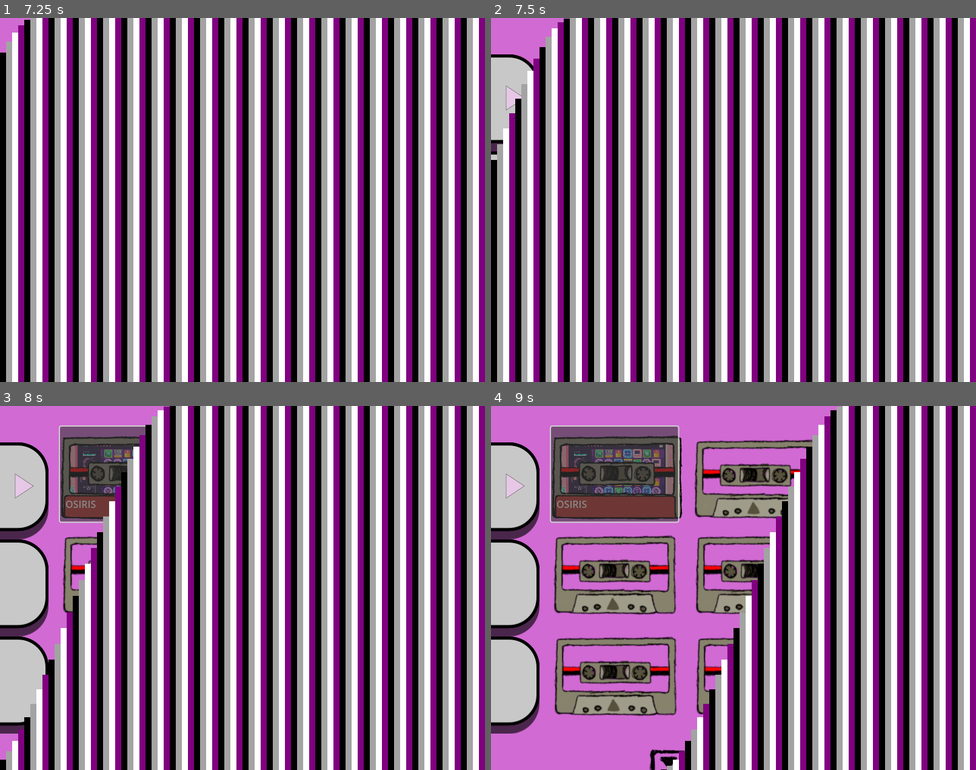
Above: before the commit, frames 1-4 (two rows, left to right).
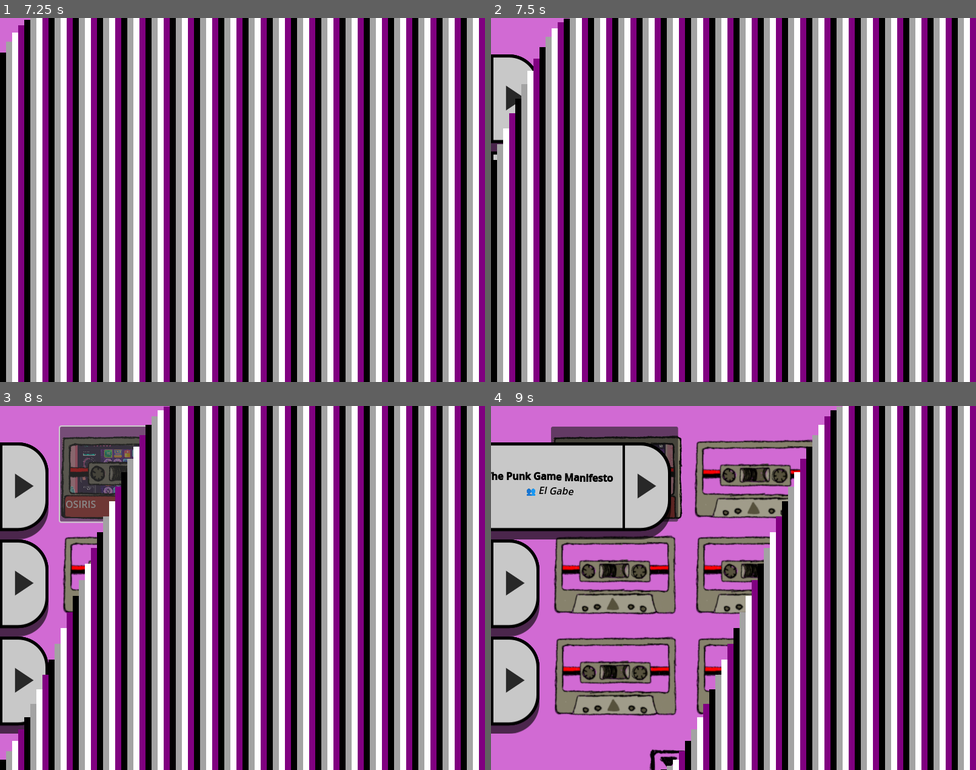
Above: after the commit, the same moments.

Repository: Falme/Mixtapes
Game: Godot game, scene res://Scenes/splash.tscn
The game is run twice, just before and just after one commit, with the same random seed, the same clock (stepped at 60 frames per second) and the same inputs.
Inputs (mouse positions are in pixels of both pictures, inside the frame that each line leads up to):
- Up to frame 1 (7.25 s): no input
- Up to frame 2 (7.5 s): click (617, 87) at 7.25 s
- Up to frame 3 (8 s): no input
- Up to frame 4 (9 s): click (515, 486) at 8.02 s; click (617, 475) at 8.75 s

Frame 1 is identical in both runs. In frame 2, 0.2% of the frame differs, in the area x 0-7%, y 10-39%; in frame 3, 0.8%; in frame 4, 8.4%, in the area x 0-39%, y 5-87%.

Commit message:
Improvement on Buttons for Manifestos

Diff:
--- /dev/null
+++ b/Prefabs/Manifestos/item_manifesto.tscn
@@ -0,0 +1,202 @@
+[gd_scene load_steps=9 format=3 uid="uid://2d6byacn3gun"]
+
+[ext_resource type="Texture2D" uid="uid://d1gos0t7pwxp7" path="res://Sprites/Button.png" id="1_xo01b"]
+[ext_resource type="Script" path="res://Scripts/Manifestos/slide_manifesto_button.gd" id="2_q0kwh"]
+[ext_resource type="Texture2D" uid="uid://872ldpcnwk0g" path="res://Sprites/Button-Arrow.svg" id="3_hg6t0"]
+
+[sub_resource type="StyleBoxEmpty" id="StyleBoxEmpty_t8o2t"]
+
+[sub_resource type="Animation" id="Animation_ijh7o"]
+length = 0.001
+tracks/0/type = "bezier"
+tracks/0/imported = false
+tracks/0/enabled = true
+tracks/0/path = NodePath(".:anchor_left")
+tracks/0/interp = 1
+tracks/0/loop_wrap = true
+tracks/0/keys = {
+"handle_modes": PackedInt32Array(0),
+"points": PackedFloat32Array(-4, -0.25, 0, 0.25, 0),
+"times": PackedFloat32Array(0)
+}
+tracks/1/type = "bezier"
+tracks/1/imported = false
+tracks/1/enabled = true
+tracks/1/path = NodePath(".:anchor_right")
+tracks/1/interp = 1
+tracks/1/loop_wrap = true
+tracks/1/keys = {
+"handle_modes": PackedInt32Array(0),
+"points": PackedFloat32Array(1, -0.25, 0, 0.25, 0),
+"times": PackedFloat32Array(0)
+}
+tracks/2/type = "value"
+tracks/2/imported = false
+tracks/2/enabled = true
+tracks/2/path = NodePath("ArrowButton/Arrow:flip_h")
+tracks/2/interp = 1
+tracks/2/loop_wrap = true
+tracks/2/keys = {
+"times": PackedFloat32Array(0),
+"transitions": PackedFloat32Array(1),
+"update": 1,
+"values": [false]
+}
+
+[sub_resource type="Animation" id="Animation_t84nu"]
+resource_name = "slide_left"
+tracks/0/type = "bezier"
+tracks/0/imported = false
+tracks/0/enabled = true
+tracks/0/path = NodePath(".:anchor_left")
+tracks/0/interp = 1
+tracks/0/loop_wrap = true
+tracks/0/keys = {
+"handle_modes": PackedInt32Array(0, 0),
+"points": PackedFloat32Array(-1, -0.25, 0, 0.25, 0, -4, -0.25, 0, 0.25, 0),
+"times": PackedFloat32Array(0, 1)
+}
+tracks/1/type = "bezier"
+tracks/1/imported = false
+tracks/1/enabled = true
+tracks/1/path = NodePath(".:anchor_right")
+tracks/1/interp = 1
+tracks/1/loop_wrap = true
+tracks/1/keys = {
+"handle_modes": PackedInt32Array(0, 0),
+"points": PackedFloat32Array(4, -0.25, 0, 0.25, 0, 1, -0.25, 0, 0.25, 0),
+"times": PackedFloat32Array(0, 1)
+}
+tracks/2/type = "value"
+tracks/2/imported = false
+tracks/2/enabled = true
+tracks/2/path = NodePath("ArrowButton/Arrow:flip_h")
+tracks/2/interp = 1
+tracks/2/loop_wrap = true
+tracks/2/keys = {
+"times": PackedFloat32Array(0),
+"transitions": PackedFloat32Array(1),
+"update": 1,
+"values": [false]
+}
+
+[sub_resource type="Animation" id="Animation_smo28"]
+resource_name = "slide_right"
+tracks/0/type = "bezier"
+tracks/0/imported = false
+tracks/0/enabled = true
+tracks/0/path = NodePath(".:anchor_left")
+tracks/0/interp = 1
+tracks/0/loop_wrap = true
+tracks/0/keys = {
+"handle_modes": PackedInt32Array(0, 0),
+"points": PackedFloat32Array(-4, -0.25, 0, 0.25, 0, -1, -0.25, 0, 0.25, 0),
+"times": PackedFloat32Array(0, 1)
+}
+tracks/1/type = "bezier"
+tracks/1/imported = false
+tracks/1/enabled = true
+tracks/1/path = NodePath(".:anchor_right")
+tracks/1/interp = 1
+tracks/1/loop_wrap = true
+tracks/1/keys = {
+"handle_modes": PackedInt32Array(0, 0),
+"points": PackedFloat32Array(1, -0.25, 0, 0.25, 0, 4, -0.25, 0, 0.25, 0),
+"times": PackedFloat32Array(0, 1)
+}
+tracks/2/type = "value"
+tracks/2/imported = false
+tracks/2/enabled = true
+tracks/2/path = NodePath("ArrowButton/Arrow:flip_h")
+tracks/2/interp = 1
+tracks/2/loop_wrap = true
+tracks/2/keys = {
+"times": PackedFloat32Array(0),
+"transitions": PackedFloat32Array(1),
+"update": 1,
+"values": [true]
+}
+
+[sub_resource type="AnimationLibrary" id="AnimationLibrary_qxogc"]
+_data = {
+"RESET": SubResource("Animation_ijh7o"),
+"slide_left": SubResource("Animation_t84nu"),
+"slide_right": SubResource("Animation_smo28")
+}
+
+[node name="ItemManifesto" type="NinePatchRect"]
+anchors_preset = -1
+anchor_left = -4.0
+anchor_right = 1.0
+anchor_bottom = 0.333
+grow_horizontal = 2
+grow_vertical = 2
+texture = ExtResource("1_xo01b")
+patch_margin_left = 64
+patch_margin_top = 64
+patch_margin_right = 64
+patch_margin_bottom = 64
+script = ExtResource("2_q0kwh")
+
+[node name="RichTextLabel" type="RichTextLabel" parent="."]
+layout_mode = 1
+anchors_preset = -1
+anchor_left = 0.2
+anchor_right = 0.8
+anchor_bottom = 1.0
+grow_horizontal = 2
+grow_vertical = 2
+theme_override_colors/default_color = Color(0, 0, 0, 1)
+bbcode_enabled = true
+text = "[wave amp=20.0 freq=5.0 connected=1][center]
+
+[b]The Punk Game Manifesto[/b]
+👥 [i]El Gabe[/i]
+[/center][/wave]
+"
+fit_content = true
+
+[node name="Link" type="LinkButton" parent="."]
+layout_mode = 1
+anchors_preset = -1
+anchor_right = 0.8
+anchor_bottom = 1.0
+grow_horizontal = 2
+grow_vertical = 2
+uri = "https://elgabe.itch.io/the-punk-game-manifesto"
+
+[node name="ArrowButton" type="Button" parent="."]
+layout_mode = 1
+anchors_preset = -1
+anchor_left = 0.8
+anchor_right = 1.0
+anchor_bottom = 0.9
+theme_override_styles/focus = SubResource("StyleBoxEmpty_t8o2t")
+flat = true
+
+[node name="ColorRect" type="ColorRect" parent="ArrowButton"]
+layout_mode = 1
+anchors_preset = -1
+anchor_right = 0.05
+anchor_bottom = 1.0
+grow_horizontal = 2
+grow_vertical = 2
+color = Color(0, 0, 0, 1)
+
+[node name="Arrow" type="TextureRect" parent="ArrowButton"]
+layout_mode = 1
+anchors_preset = 15
+anchor_right = 1.0
+anchor_bottom = 1.0
+grow_horizontal = 2
+grow_vertical = 2
+texture = ExtResource("3_hg6t0")
+expand_mode = 5
+stretch_mode = 5
+
+[node name="SlideAnimation" type="AnimationPlayer" parent="."]
+libraries = {
+"": SubResource("AnimationLibrary_qxogc")
+}
+
+[connection signal="pressed" from="ArrowButton" to="." method="_on_arrow_button_pressed"]
--- a/Scenes/collection.tscn
+++ b/Scenes/collection.tscn
@@ -1,13 +1,12 @@
-[gd_scene load_steps=9 format=3 uid="uid://d3341xq470sbq"]
+[gd_scene load_steps=8 format=3 uid="uid://d3341xq470sbq"]
 
 [ext_resource type="Texture2D" uid="uid://bu7s4qqkrvdm4" path="res://Sprites/Collection-background-art.jpg" id="1_rkbxe"]
 [ext_resource type="Texture2D" uid="uid://jwdqa7kyo0jd" path="res://Sprites/collection.png" id="1_sxt1d"]
-[ext_resource type="Texture2D" uid="uid://d1gos0t7pwxp7" path="res://Sprites/Button.png" id="2_x68r5"]
 [ext_resource type="Script" path="res://Scripts/ExternalGame/call_external_game.gd" id="2_yc63g"]
 [ext_resource type="Texture2D" uid="uid://byrbp61s38rbh" path="res://Sprites/folder_back.png" id="3_807fx"]
-[ext_resource type="Texture2D" uid="uid://872ldpcnwk0g" path="res://Sprites/Button-Arrow.svg" id="3_pkycy"]
 [ext_resource type="Texture2D" uid="uid://0dls73ig503s" path="res://Sprites/Cassette-SplashScreen-Icon.png" id="4_parow"]
 [ext_resource type="Texture2D" uid="uid://bw3nlsanott0x" path="res://Sprites/folder_front.png" id="5_7yb3l"]
+[ext_resource type="PackedScene" uid="uid://2d6byacn3gun" path="res://Prefabs/Manifestos/item_manifesto.tscn" id="7_1u07s"]
 
 [node name="Root" type="Control"]
 layout_mode = 3
@@ -27,113 +26,14 @@
 texture = ExtResource("1_sxt1d")
 expand_mode = 3
 
-[node name="ManifestosContainer" type="Control" parent="BackgroundArt"]
-layout_mode = 1
-anchor_top = 0.1
-anchor_right = 0.1
-anchor_bottom = 0.9
-grow_horizontal = 2
-grow_vertical = 2
-
-[node name="PunkManifesto2" type="NinePatchRect" parent="BackgroundArt/ManifestosContainer"]
-layout_mode = 1
-anchors_preset = -1
-anchor_left = -4.0
-anchor_right = 1.0
-anchor_bottom = 0.333
-offset_left = -0.039978
-grow_horizontal = 2
-grow_vertical = 2
-texture = ExtResource("2_x68r5")
-patch_margin_left = 64
-patch_margin_top = 64
-patch_margin_right = 64
-patch_margin_bottom = 64
-
-[node name="ArrowButton" type="Control" parent="BackgroundArt/ManifestosContainer/PunkManifesto2"]
-layout_mode = 1
-anchor_left = 0.8
-anchor_right = 1.0
-anchor_bottom = 0.9
-
-[node name="Arrow" type="TextureRect" parent="BackgroundArt/ManifestosContainer/PunkManifesto2/ArrowButton"]
-layout_mode = 1
-anchors_preset = 15
-anchor_right = 1.0
-anchor_bottom = 1.0
-grow_horizontal = 2
-grow_vertical = 2
-texture = ExtResource("3_pkycy")
-expand_mode = 5
-stretch_mode = 5
-
-[node name="PunkManifestoLink" type="LinkButton" parent="BackgroundArt/ManifestosContainer/PunkManifesto2"]
-layout_mode = 1
-anchors_preset = 15
-anchor_right = 1.0
-anchor_bottom = 1.0
-grow_horizontal = 2
-grow_vertical = 2
-uri = "https://elgabe.itch.io/the-punk-game-manifesto"
-
-[node name="SmallManifesto3" type="NinePatchRect" parent="BackgroundArt/ManifestosContainer"]
-layout_mode = 1
-anchors_preset = -1
-anchor_left = -4.0
-anchor_top = 0.333
-anchor_right = 1.0
-anchor_bottom = 0.666
-offset_left = -0.039978
-grow_horizontal = 2
-grow_vertical = 2
-texture = ExtResource("2_x68r5")
-patch_margin_left = 64
-patch_margin_top = 64
-patch_margin_right = 64
-patch_margin_bottom = 64
-
-[node name="PunkManifestoLink" type="LinkButton" parent="BackgroundArt/ManifestosContainer/SmallManifesto3"]
-layout_mode = 1
-anchors_preset = 15
-anchor_right = 1.0
-anchor_bottom = 1.0
-grow_horizontal = 2
-grow_vertical = 2
-uri = "https://ebeth.itch.io/small-games-manifesto"
-
-[node name="MixtapesManifesto4" type="NinePatchRect" parent="BackgroundArt/ManifestosContainer"]
-layout_mode = 1
-anchors_preset = -1
-anchor_left = -4.0
-anchor_top = 0.666
-anchor_right = 1.0
-anchor_bottom = 1.0
-offset_left = -0.039978
-grow_horizontal = 2
-grow_vertical = 2
-texture = ExtResource("2_x68r5")
-patch_margin_left = 64
-patch_margin_top = 64
-patch_margin_right = 64
-patch_margin_bottom = 64
-
-[node name="PunkManifestoLink" type="LinkButton" parent="BackgroundArt/ManifestosContainer/MixtapesManifesto4"]
-layout_mode = 1
-anchors_preset = 15
-anchor_right = 1.0
-anchor_bottom = 1.0
-grow_horizontal = 2
-grow_vertical = 2
-uri = "https://www.youtube.com/watch?v=I1yBJD4yRss"
-
-[node name="TapeArea" type="Control" parent="."]
+[node name="TapeArea" type="Control" parent="BackgroundArt"]
 layout_mode = 1
 anchor_left = 0.124
 anchor_top = 0.057
 anchor_right = 0.386
 anchor_bottom = 0.318
 
-[node name="TextureRect" type="TextureRect" parent="TapeArea"]
+[node name="TextureRect" type="TextureRect" parent="BackgroundArt/TapeArea"]
 layout_mode = 1
 anchors_preset = 15
 anchor_right = 1.0
@@ -144,7 +44,7 @@
 expand_mode = 3
 stretch_mode = 5
 
-[node name="TextureRect4" type="TextureRect" parent="TapeArea"]
+[node name="TextureRect4" type="TextureRect" parent="BackgroundArt/TapeArea"]
 layout_mode = 1
 anchors_preset = 15
 anchor_right = 1.0
@@ -159,7 +59,7 @@
 expand_mode = 5
 stretch_mode = 5
 
-[node name="TextureRect2" type="TextureRect" parent="TapeArea/TextureRect4"]
+[node name="TextureRect2" type="TextureRect" parent="BackgroundArt/TapeArea/TextureRect4"]
 layout_mode = 1
 anchors_preset = 15
 anchor_right = 1.0
@@ -174,7 +74,7 @@
 expand_mode = 3
 stretch_mode = 5
 
-[node name="TextureRect3" type="TextureRect" parent="TapeArea"]
+[node name="TextureRect3" type="TextureRect" parent="BackgroundArt/TapeArea"]
 layout_mode = 1
 anchors_preset = 15
 anchor_right = 1.0
@@ -185,7 +85,7 @@
 expand_mode = 3
 stretch_mode = 5
 
-[node name="TitleGame" type="RichTextLabel" parent="TapeArea/TextureRect3"]
+[node name="TitleGame" type="RichTextLabel" parent="BackgroundArt/TapeArea/TextureRect3"]
 layout_mode = 1
 anchors_preset = -1
 anchor_left = 0.045
@@ -197,7 +97,7 @@
 bbcode_enabled = true
 text = "OSIRIS"
 
-[node name="ToGame" type="Button" parent="TapeArea"]
+[node name="ToGame" type="Button" parent="BackgroundArt/TapeArea"]
 layout_mode = 1
 anchors_preset = 15
 anchor_right = 1.0
@@ -207,4 +107,53 @@
 script = ExtResource("2_yc63g")
 executableName = "Osiris.exe"
 
-[connection signal="pressed" from="TapeArea/ToGame" to="TapeArea/ToGame" method="_on_pressed"]
+[node name="ManifestosContainer" type="Control" parent="BackgroundArt"]
+layout_mode = 1
+anchor_top = 0.1
+anchor_right = 0.1
+anchor_bottom = 0.9
+grow_horizontal = 2
+grow_vertical = 2
+
+[node name="ItemManifesto" parent="BackgroundArt/ManifestosContainer" instance=ExtResource("7_1u07s")]
+layout_mode = 1
+
+[node name="ItemManifesto2" parent="BackgroundArt/ManifestosContainer" instance=ExtResource("7_1u07s")]
+layout_mode = 1
+anchor_top = 0.333
+anchor_bottom = 0.666
+
+[node name="RichTextLabel" parent="BackgroundArt/ManifestosContainer/ItemManifesto2" index="0"]
+text = "[wave amp=20.0 freq=5.0 connected=1][center]
+
+[b]Small Games Manifesto[/b]
+👥 [i]Ebeth[/i]
+[/center][/wave]
+"
+
+[node name="Link" parent="BackgroundArt/ManifestosContainer/ItemManifesto2" index="1"]
+uri = "https://ebeth.itch.io/small-games-manifesto"
+
+[node name="ItemManifesto3" parent="BackgroundArt/ManifestosContainer" instance=ExtResource("7_1u07s")]
+layout_mode = 1
+anchor_top = 0.666
+anchor_bottom = 1.0
+grow_horizontal = 1
+grow_vertical = 1
+
+[node name="RichTextLabel" parent="BackgroundArt/ManifestosContainer/ItemManifesto3" index="0"]
+text = "[wave amp=20.0 freq=5.0 connected=1][center]
+
+[b]Level Flow for a Video Game Mixtape[/b]
+👥 [i]Alejandro Quan-Madrid[/i]
+[/center][/wave]
+"
+
+[node name="Link" parent="BackgroundArt/ManifestosContainer/ItemManifesto3" index="1"]
+uri = "https://www.youtube.com/watch?v=I1yBJD4yRss"
+
+[connection signal="pressed" from="BackgroundArt/TapeArea/ToGame" to="BackgroundArt/TapeArea/ToGame" method="_on_pressed"]
+
+[editable path="BackgroundArt/ManifestosContainer/ItemManifesto"]
+[editable path="BackgroundArt/ManifestosContainer/ItemManifesto2"]
+[editable path="BackgroundArt/ManifestosContainer/ItemManifesto3"]
--- /dev/null
+++ b/Scripts/Manifestos/slide_manifesto_button.gd
@@ -0,0 +1,24 @@
+extends NinePatchRect
+
+var on_right : bool  = false
+
+# Called when the node enters the scene tree for the first time.
+func _ready() -> void:
+	pass # Replace with function body.
+
+
+# Called every frame. 'delta' is the elapsed time since the previous frame.
+func _process(delta: float) -> void:
+	pass
+
+
+func _on_arrow_button_pressed() -> void:
+
+	if on_right:
+		$SlideAnimation.play("slide_left")
+	else:
+		$SlideAnimation.play("slide_right")
+
+	on_right = !on_right
+
+	pass
--- a/Sprites/Button-Arrow.svg
+++ b/Sprites/Button-Arrow.svg
@@ -27,10 +27,10 @@
      inkscape:zoom="5.9295174"
      inkscape:cx="59.701317"
      inkscape:cy="64.339132"
-     inkscape:window-width="2560"
+     inkscape:window-width="1920"
      inkscape:window-height="1017"
-     inkscape:window-x="-8"
-     inkscape:window-y="-8"
+     inkscape:window-x="2552"
+     inkscape:window-y="156"
      inkscape:window-maximized="1"
      inkscape:current-layer="layer2" />
   <defs
@@ -47,7 +47,7 @@
      inkscape:label="Camada 2">
     <path
        sodipodi:type="star"
-       style="fill:#e6c8e6;fill-opacity:1;stroke:#000000;stroke-width:1.35656571;stroke-opacity:0.46226415;stroke-miterlimit:4;stroke-dasharray:none"
+       style="fill:#282828;fill-opacity:1;stroke:#000000;stroke-width:1.35656571;stroke-opacity:0.46226415;stroke-miterlimit:4;stroke-dasharray:none"
        id="path3516"
        inkscape:flatsided="false"
        sodipodi:sides="3"
